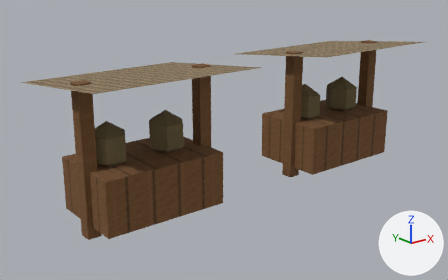
The glTF model app/src/main/assets/3d/field/domestic-MARKET-1-lod0.glb: old version first, new version second.
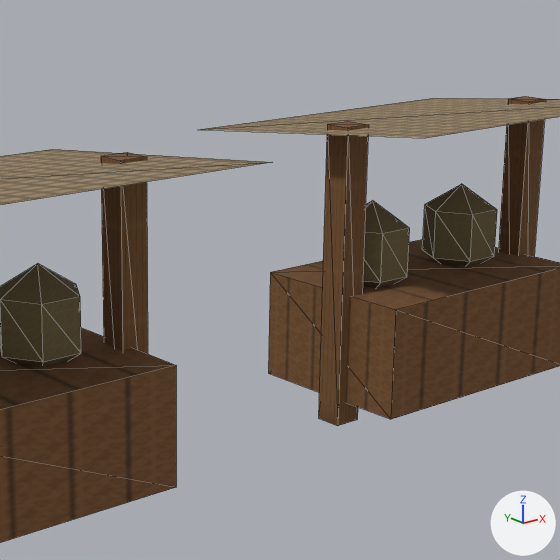
Each version is shown whole from a 50 mm lens placed at (-0.82, -0.69, 0.479), pointed at (-0.07, 0.248, 0.104), then close up on the part from 33% to 85% of the width and 0% to 83% of the height. The lights are fixed; the arrows at lower right show +X, +Y and +Z. The older version's two pictures come first. The close-ups show mesh edges as thin lines. Vertices at exactly the same position are counted once.
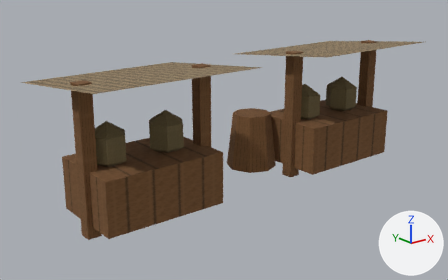
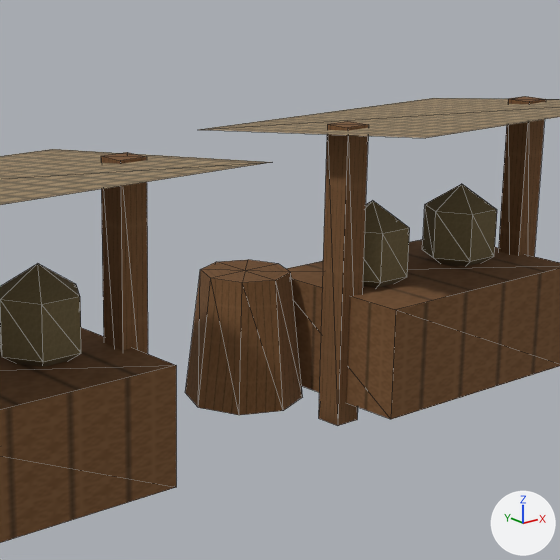
Where the change shows, as pixel boxes (x1, y1, x2, y2) in the close-ups (560 x 560 px):
part 1 of me_mesh_0, added (brown)
    after: (185, 260, 302, 415)

What the commit changed:
me_mesh_0 is used by ob_mesh_0; location (0.0, 0.0, 0.0).
me_mesh_0 had 112 vertices, 160 faces and spanned x -0.43..0.37, y 0.09..0.37, z 0.0..0.28.
me_mesh_0 now has 129 vertices, 184 faces and spans x -0.43..0.37, y 0.09..0.37, z 0.0..0.28.
me_mesh_0 part 1: a new loose piece of 17 vertices spanning x -0.005..0.105, y 0.245..0.355, z 0.01..0.13, in mat_material_0.
